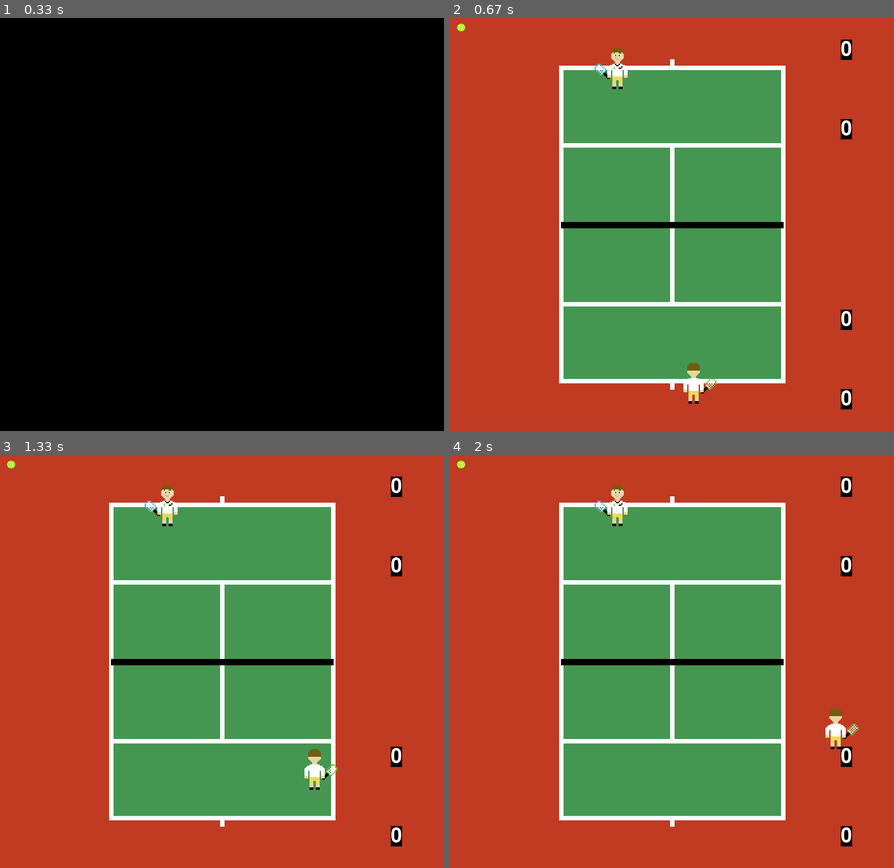
Above: before the commit, frames 1-4 (two rows, left to right).
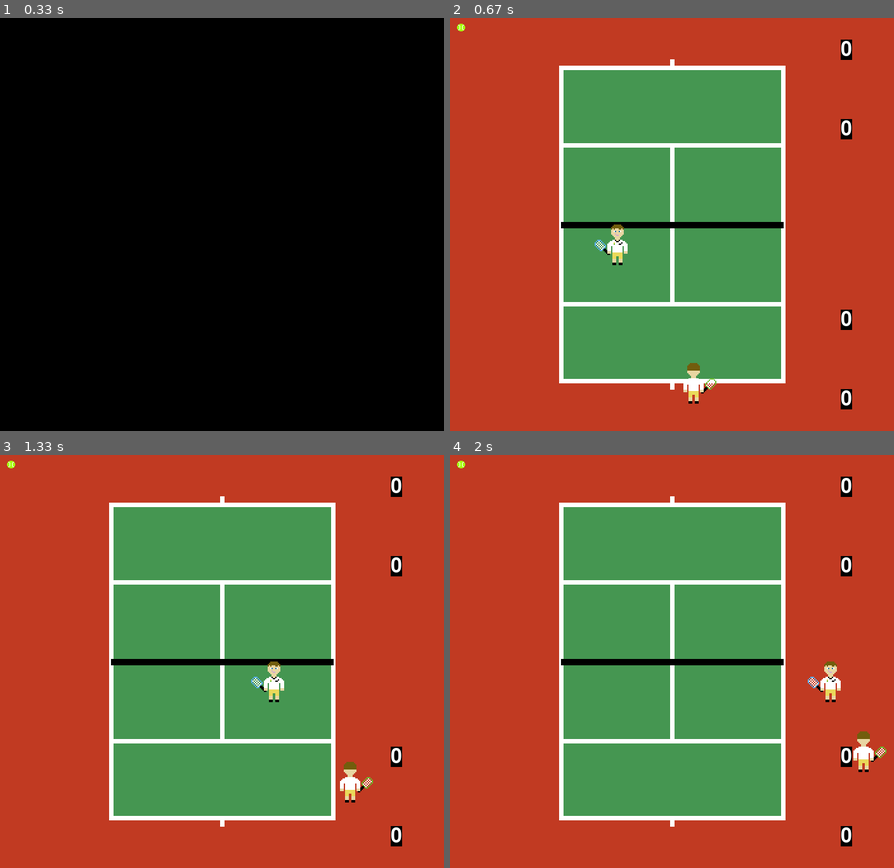
Above: after the commit, the same moments.

Repository: rafaelmcandeias/AASMA
Game: pygame game, started from Tennis_Game/tennis.py
Same seed, same stepped clock (60 frames per second), same inputs: the game is played once before the commit and once after it.
Inputs:
- Up to frame 1 (0.33 s): no input
- Up to frame 2 (0.67 s): tap Right Shift at 0.33 s
- Up to frame 3 (1.33 s): hold Right 0.67-1.13 s; hold Up from 1.17 s (still down)
- Up to frame 4 (2 s): release Up at 1.47 s; hold Right 1.5-1.97 s

Frame 1 is identical in both runs. In frame 2, 0.6% of the frame differs, in the area x 32-40%, y 7-60%; in frame 3, 1.2%; in frame 4, 1.2%, in the area x 32-99%, y 7-77%.

Commit message:
Dividing code in files. Improve clone reading. Some comments

Diff:
--- /dev/null
+++ b/Tennis_Game/sprites.py
@@ -0,0 +1,159 @@
+import pygame
+import images
+
+# Player Sprites
+# Bottom 2.5 4.4
+# Top 3.5 3.3
+class Player(pygame.sprite.Sprite):
+
+    def __init__(self, x, y, is_bot, speedx_rate, speedy_rate):
+        pygame.sprite.Sprite.__init__(self)
+        if is_bot:
+            self.image = images.robert
+        else:
+            self.image = images.camden
+        self.rect = self.image.get_rect()
+        self.rect.center = (x, y)
+        self.speedx = 0
+        self.speedy = 0
+        self.speedx_rate = speedx_rate
+        self.speedy_rate = speedy_rate
+
+    def update(self):
+        self.speedx = 0
+        self.speedy = 0
+        keyState = pygame.key.get_pressed()
+        if keyState[pygame.K_LEFT]:
+            self.speedx = -self.speedx_rate
+        if keyState[pygame.K_RIGHT]:
+            self.speedx = self.speedx_rate
+        self.rect.x += self.speedx
+        if self.rect.right > 700:
+            self.rect.right = 700
+        if self.rect.left < 0:
+            self.rect.left = 0
+        if keyState[pygame.K_UP]:
+            self.speedy = -self.speedy_rate
+        if keyState[pygame.K_DOWN]:
+            self.speedy = self.speedy_rate
+        self.rect.y += self.speedy
+        if self.rect.y < 325:
+            self.rect.y = 325
+        if self.rect.y < 0:
+            self.rect.y = 0
+        if self.rect.y > 587:
+            self.rect.y = 587
+
+# Class for the tennis ball
+class Ball(pygame.sprite.Sprite):
+
+    def __init__(self):
+        pygame.sprite.Sprite.__init__(self)
+        self.image = pygame.image.load("tennisBall.png")
+        self.rect = self.image.get_rect()
+        self.speedx = 0
+        self.speedy = 0
+
+    def update(self, top_player, bottom_player):
+        #top_player's forehand
+        if self.rect.colliderect(top_player) and self.rect.x > top_player.rect.x + 10:
+            top_player.image = images.robert_forehand
+            effect = pygame.mixer.Sound('tennisserve.wav')
+            effect.play(0)
+            top_player.rect.y -5
+            self.speedy = -13
+            self.speedx = 3
+
+        #top_player's backhand
+        if self.rect.colliderect(top_player) and self.rect.x < top_player.rect.x - 10:
+            top_player.image = images.robert_backhand
+            effect = pygame.mixer.Sound('tennisserve.wav')
+            effect.play(0)
+            top_player.rect.y -5
+            self.speedy = -12
+            self.speedx = -2
+
+        #top_player's forehand volley
+        if self.rect.colliderect(top_player) and self.rect.x > top_player.rect.x + 10 and 325 < top_player.rect.y < 450:
+            top_player.image = images.robert_forehand_volley
+            effect = pygame.mixer.Sound('tennisserve.wav')
+            effect.play(0)
+            top_player.rect.y -5
+            self.speedy = -5
+
+        #top_player's backhand volley
+        if self.rect.colliderect(top_player) and self.rect.x < top_player.rect.x - 10 and 325 < top_player.rect.y < 450:
+            top_player.image = images.robert_backhand_volley
+            effect = pygame.mixer.Sound('tennisserve.wav')
+            effect.play(0)
+            top_player.rect.y -5
+            self.speedy = -4.5
+
+        #bottom_player's forehand
+        if self.rect.colliderect(bottom_player) and self.rect.x < bottom_player.rect.x -10:
+            bottom_player.image = images.camden_forehand
+            effect = pygame.mixer.Sound('tennisserve.wav')
+            effect.play(0)
+            bottom_player.rect.y -5
+            self.speedy = 14
+            self.speedx = 2
+
+        #bottom_player's backhand
+        if self.rect.colliderect(bottom_player) and self.rect.x > bottom_player.rect.x + 10:
+            bottom_player.image = images.camden_backhand
+            effect = pygame.mixer.Sound('tennisserve.wav')
+            effect.play(0)
+            bottom_player.rect.y -5
+            self.speedy = 13
+            self.speedx = 2
+
+        #bottom_player's forehand volley
+        if self.rect.colliderect(bottom_player) and self.rect.x < bottom_player.rect.x -10 and 200 < bottom_player.rect.y < 325:
+            bottom_player.image = images.camden_forehand_volley
+            effect = pygame.mixer.Sound('tennisserve.wav')
+            effect.play(0)
+            bottom_player.rect.y -5
+            self.speedy = 3.75
+
+        #bottom_player's backhand volley
+        if self.rect.colliderect(bottom_player) and self.rect.x > bottom_player.rect.x + 10 and 200 < bottom_player.rect.y < 325:
+            bottom_player.image = images.camden_backhand_volley
+            effect = pygame.mixer.Sound('tennisserve.wav')
+            effect.play(0)
+            bottom_player.rect.y -5
+            self.speedy = 3.75
+
+        keyState = pygame.key.get_pressed()
+
+        #top_player's deuce side serve
+        if keyState[pygame.K_PERIOD] and 350 < top_player.rect.x < 575 and top_player.rect.y > 449:
+            top_player.image = images.robert_serve
+            self.rect.center = (top_player.rect.x + 15, top_player.rect.y)
+            self.speedx = -7
+            self.speedy = -10
+
+        #top_player's add side serve
+        if keyState[pygame.K_PERIOD] and 175 < top_player.rect.x < 350 and top_player.rect.y > 449:
+            top_player.image = images.robert_serve
+            self.rect.center = (top_player.rect.x + 15, top_player.rect.y)
+            self.speedx = 7
+            self.speedy = -10
+
+        #bottom_player's deuce side serve
+        if keyState[pygame.K_TAB] and 175 < bottom_player.rect.x < 350 and bottom_player.rect.y < 78:
+            bottom_player.image = images.camden_serve
+            self.rect.center = (bottom_player.rect.x, bottom_player.rect.y + 40)
+            self.speedx = 7
+            self.speedy = 14
+
+        #bottom_player's add side serve
+        if keyState[pygame.K_TAB] and 350 < bottom_player.rect.x < 575 and bottom_player.rect.y < 78:
+            bottom_player.image = images.camden_serve
+            self.rect.center = (bottom_player.rect.x, bottom_player.rect.y + 40)
+            self.speedx = -7
+            self.speedy = 14
+
+        #Make the ball slow down
+        self.speedy = self.speedy * .98
+        self.speedx = self.speedx * .98
+        self.rect = self.rect.move(self.speedx, self.speedy)
--- a/Tennis_Game/tennis.py
+++ b/Tennis_Game/tennis.py
@@ -1,5 +1,6 @@
 import pygame
 import images
+from sprites import Player, Ball
 
 pygame.init()
 
@@ -32,194 +33,15 @@
         screen.blit(label2, (170, 450))
         pygame.display.flip()
 
-# Player Sprites
-class Robert(pygame.sprite.Sprite):
-
-    def __init__(self):
-        pygame.sprite.Sprite.__init__(self)
-        self.image = images.robert
-        self.rect = self.image.get_rect()
-        self.rect.center = (400, 575)
-        self.speedx = 0
-        self.speedy = 0
-
-    def update(self):
-        self.speedx = 0
-        self.speedy = 0
-        keyState = pygame.key.get_pressed()
-        if keyState[pygame.K_LEFT]:
-            self.speedx = -2.4
-        if keyState[pygame.K_RIGHT]:
-            self.speedx = 2.4
-        self.rect.x += self.speedx
-        if self.rect.right > 700:
-            self.rect.right = 700
-        if self.rect.right < 0:
-            self.rect.left = 0
-        if keyState[pygame.K_UP]:
-            self.speedy = -4.25
-        if keyState[pygame.K_DOWN]:
-            self.speedy = 2.6
-        self.rect.y += self.speedy
-        if self.rect.y < 325:
-            self.rect.y = 325
-        if self.rect.y < 0:
-            self.rect.y = 0
-
-class Camden(pygame.sprite.Sprite):
-
-    def __init__(self):
-        pygame.sprite.Sprite.__init__(self)
-        self.image = images.camden
-        self.rect = self.image.get_rect()
-        self.rect.center = (260, 80)
-        self.speedx = 0
-        self.speedy = 0
-
-    def update(self):
-        self.speedx = 0
-        self.speedy = 0
-        keyState = pygame.key.get_pressed()
-        if keyState[pygame.K_a]:
-            self.speedx = -3.5
-        if keyState[pygame.K_d]:
-            self.speedx = 3.5
-        self.rect.x += self.speedx
-        if self.rect.right > 700:
-            self.rect.right = 700
-        if self.rect.right < 0:
-            self.rect.left = 0
-        if keyState[pygame.K_w]:
-            self.speedy = -3.3
-        if keyState[pygame.K_s]:
-            self.speedy = 4.75
-        self.rect.y += self.speedy
-        if self.rect.y > 250:
-            self.rect.y = 250
-        if self.rect.y < 0:
-            self.rect.y = 0
-
-class Ball(pygame.sprite.Sprite):
-
-    def __init__(self):
-        pygame.sprite.Sprite.__init__(self)
-        self.image = pygame.image.load("tennisBall.png")
-        self.rect = self.image.get_rect()
-        self.speedx = 0
-        self.speedy = 0
-
-    def update(self):
-        #Robert's forehand
-        if tennisBall.rect.colliderect(robert) and tennisBall.rect.x > robert.rect.x + 10:
-            robert.image = images.robert_forehand
-            effect = pygame.mixer.Sound('tennisserve.wav')
-            effect.play(0)
-            robert.rect.y -5
-            self.speedy = -13
-            self.speedx = 3
-
-        #Robert's backhand
-        if tennisBall.rect.colliderect(robert) and tennisBall.rect.x < robert.rect.x - 10:
-            robert.image = images.robert_backhand
-            effect = pygame.mixer.Sound('tennisserve.wav')
-            effect.play(0)
-            robert.rect.y -5
-            self.speedy = -12
-            self.speedx = -2
-
-        #Robert's forehand volley
-        if tennisBall.rect.colliderect(robert) and tennisBall.rect.x > robert.rect.x + 10 and 325 < robert.rect.y < 450:
-            robert.image = images.robert_forehand_volley
-            effect = pygame.mixer.Sound('tennisserve.wav')
-            effect.play(0)
-            robert.rect.y -5
-            self.speedy = -5
-
-        #Robert's backhand volley
-        if tennisBall.rect.colliderect(robert) and tennisBall.rect.x < robert.rect.x - 10 and 325 < robert.rect.y < 450:
-            robert.image = images.robert_backhand_volley
-            effect = pygame.mixer.Sound('tennisserve.wav')
-            effect.play(0)
-            robert.rect.y -5
-            self.speedy = -4.5
-
-        #Camden's forehand
-        if tennisBall.rect.colliderect(camden) and tennisBall.rect.x < camden.rect.x -10:
-            camden.image = images.camden_forehand
-            effect = pygame.mixer.Sound('tennisserve.wav')
-            effect.play(0)
-            camden.rect.y -5
-            self.speedy = 14
-            self.speedx = 2
-
-        #Camden's backhand
-        if tennisBall.rect.colliderect(camden) and tennisBall.rect.x > camden.rect.x + 10:
-            camden.image = images.camden_backhand
-            effect = pygame.mixer.Sound('tennisserve.wav')
-            effect.play(0)
-            camden.rect.y -5
-            self.speedy = 13
-            self.speedx = 2
-
-        #Camden's forehand volley
-        if tennisBall.rect.colliderect(camden) and tennisBall.rect.x < camden.rect.x -10 and 200 < camden.rect.y < 325:
-            camden.image = images.camden_forehand_volley
-            effect = pygame.mixer.Sound('tennisserve.wav')
-            effect.play(0)
-            camden.rect.y -5
-            self.speedy = 3.75
-
-        #Camden's backhand volley
-        if tennisBall.rect.colliderect(camden) and tennisBall.rect.x > camden.rect.x + 10 and 200 < camden.rect.y < 325:
-            camden.image = images.camden_backhand_volley
-            effect = pygame.mixer.Sound('tennisserve.wav')
-            effect.play(0)
-            camden.rect.y -5
-            self.speedy = 3.75
-
-        keyState = pygame.key.get_pressed()
-
-        #Robert's deuce side serve
-        if keyState[pygame.K_PERIOD] and 350 < robert.rect.x < 575 and robert.rect.y > 449:
-            robert.image = images.robert_serve
-            self.rect.center = (robert.rect.x + 15, robert.rect.y)
-            self.speedx = -7
-            self.speedy = -10
-
-        #Robert's add side serve
-        if keyState[pygame.K_PERIOD] and 175 < robert.rect.x < 350 and robert.rect.y > 449:
-            robert.image = images.robert_serve
-            self.rect.center = (robert.rect.x + 15, robert.rect.y)
-            self.speedx = 7
-            self.speedy = -10
-
-        #Camden's deuce side serve
-        if keyState[pygame.K_TAB] and 175 < camden.rect.x < 350 and camden.rect.y < 78:
-            camden.image = images.camden_serve
-            self.rect.center = (camden.rect.x, camden.rect.y + 40)
-            self.speedx = 7
-            self.speedy = 14
-
-        #Camden's add side serve
-        if keyState[pygame.K_TAB] and 350 < camden.rect.x < 575 and camden.rect.y < 78:
-            camden.image = images.camden_serve
-            self.rect.center = (camden.rect.x, camden.rect.y + 40)
-            self.speedx = -7
-            self.speedy = 14
-
-        #Make the ball slow down
-        self.speedy = self.speedy * .98
-        self.speedx = self.speedx * .98
-        self.rect = self.rect.move(self.speedx, self.speedy)
 
 #Add people
 all_sprites = pygame.sprite.Group()
-robert = Robert()
-camden = Camden()
+top_player = Player(260, 80, False, 2.5, 4.2)
+bottom_player = Player(400, 575, True, 3.3, 3.5)
 tennisBall = Ball()
-all_sprites.add(robert)
+all_sprites.add(top_player)
 all_sprites.add(tennisBall)
-all_sprites.add(camden)
+all_sprites.add(bottom_player)
 
 carryOn = True
 clock = pygame.time.Clock()
@@ -244,9 +66,9 @@
     font = pygame.font.Font('freesansbold.ttf', 32)
     screen.fill(OUT)
 
-    camden.update()
-    robert.update()
-    tennisBall.update()
+    bottom_player.update()
+    top_player.update()
+    tennisBall.update(top_player, bottom_player)
 
     epsilonComp = .2
     #Checks to see if the top player's shot made it over the net
@@ -363,7 +185,9 @@
             if event.key == pygame.K_x:
                 carryOn = False
 
-    all_sprites.update()
+    top_player.update()
+    bottom_player.update()
+    tennisBall.update(top_player, bottom_player)
 
     #All the court lines drawn here in the main loop
 
